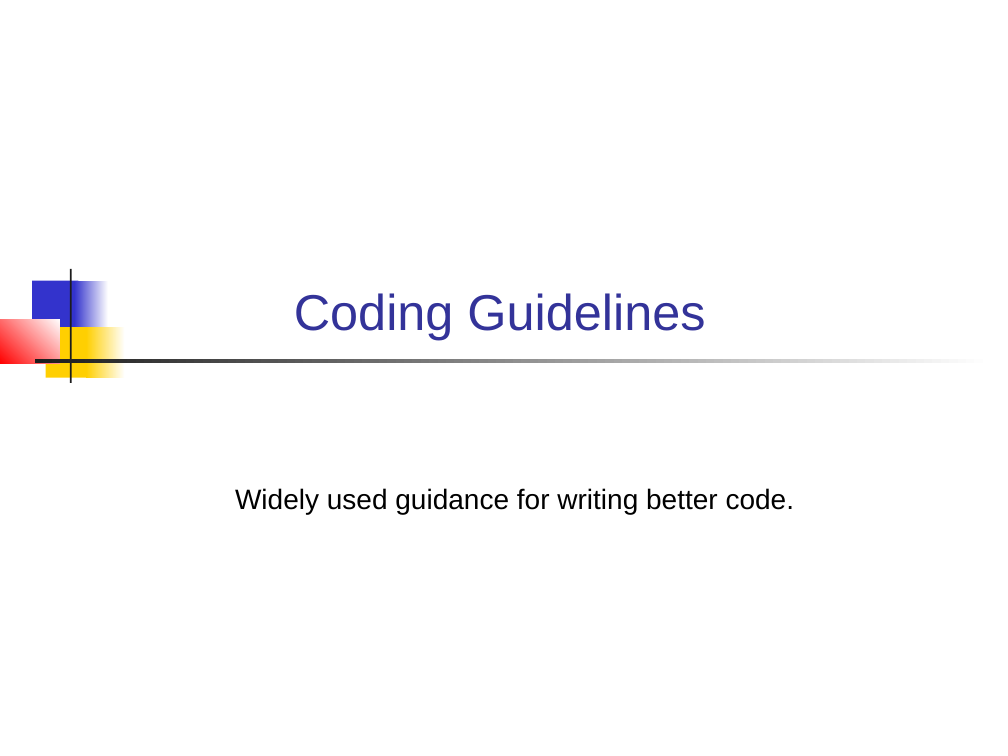
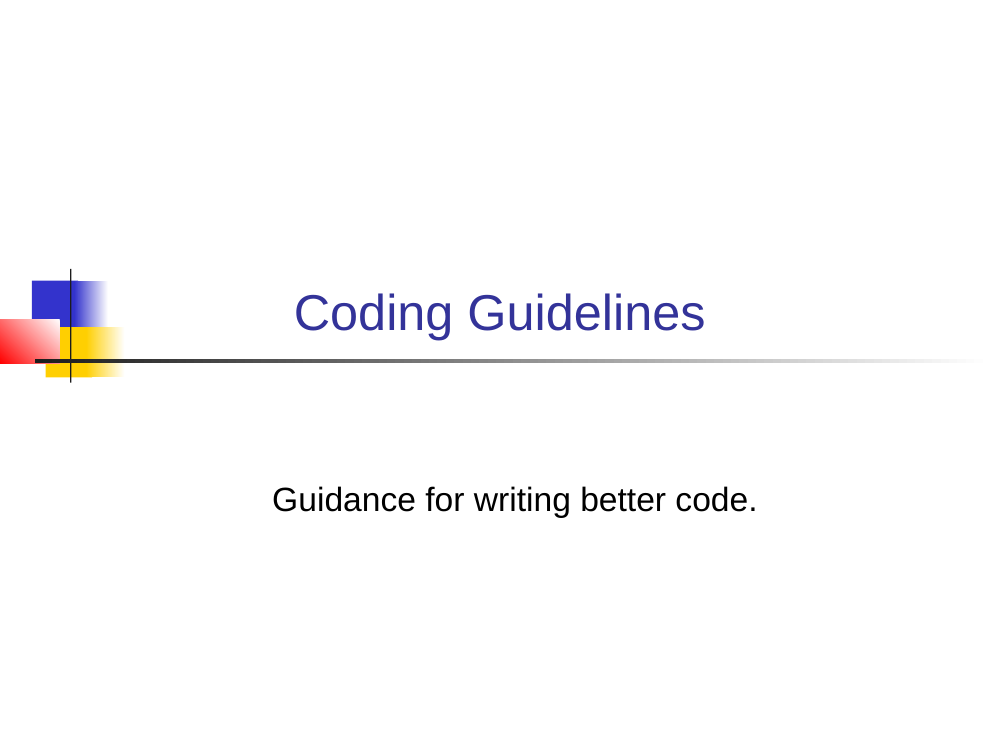
Before and after one commit to skeoop/skeoop.github.io, a slide deck: slide 1 of week5/Coding-Guidelines.ppt. Drawn at 1008x756 pixels with LibreOffice and Linux fonts; fonts in the diff are those of the drawing. Boxes give left, top, right and bottom in pixels: in the first picture for what was removed or moved away, otherwise in the second. Text is boxed around its words. In the diff, an @@ line names an element or a change of style, - is before the commit and + after.

```diff
--- a/week5/Coding-Guidelines.ppt
+++ b/week5/Coding-Guidelines.ppt
@@ subtitle at [272,486,757,518]: text changed; size 20 to 24 pt @@
-Widely used guidance for writing better code.
+Guidance for writing better code.
```
Also in this commit, not shown: 15 other slides changed, 9 other files.
